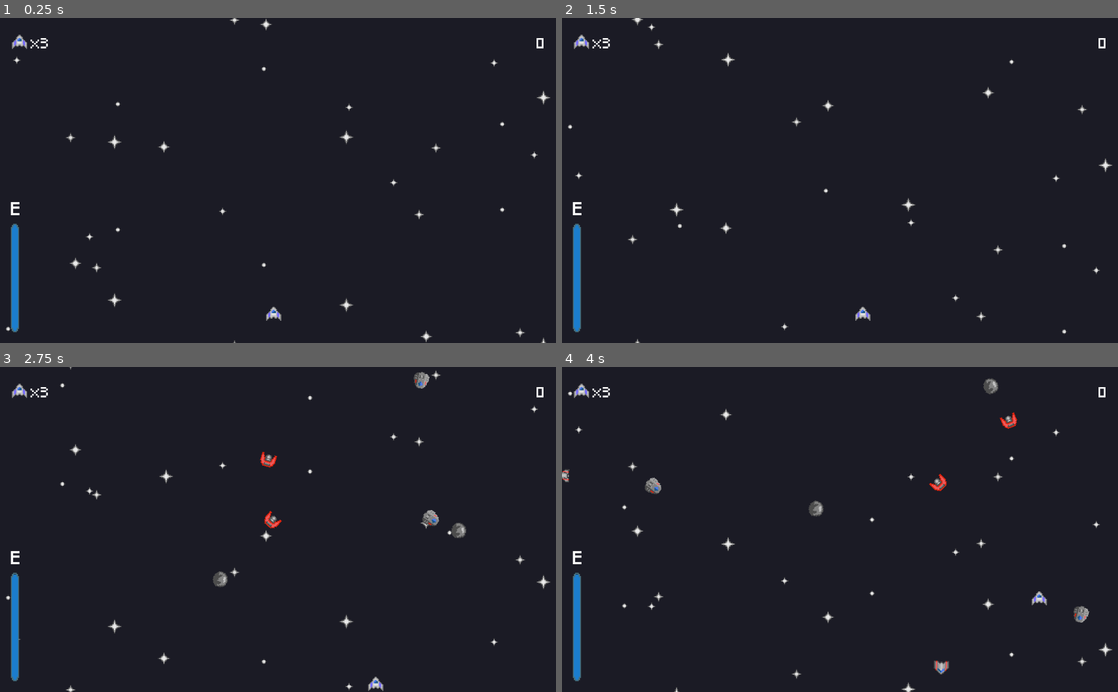
Above: before the commit, frames 1-4 (two rows, left to right).
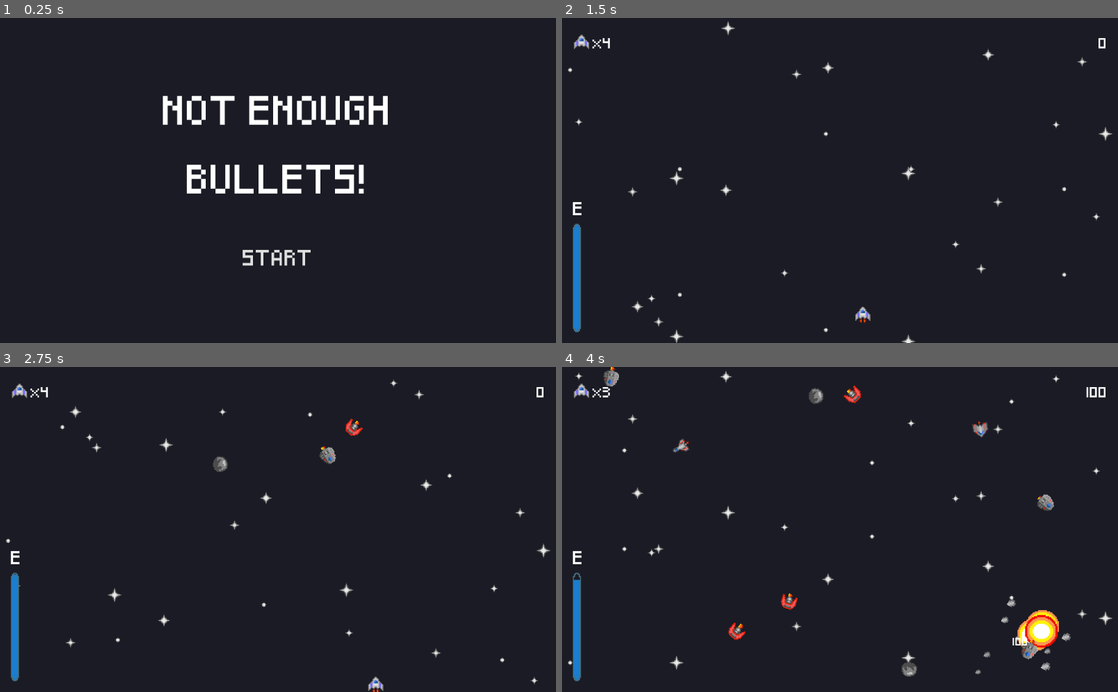
Above: after the commit, the same moments.

Repository: vindow/not-enough-bullets-gmtk
Game: Godot game, scene res://scenes/UI/main_menu.tscn
Two runs of this game, one before a commit and one after it. Both use one fixed random seed, a clock stepped at 60 frames per second and the inputs below. Before the commit the project starts from res://scenes/levels/level_1.tscn.
Inputs (mouse positions are in pixels of both pictures, inside the frame that each line leads up to):
- Up to frame 1 (0.25 s): no input
- Up to frame 2 (1.5 s): click (840, 255) at 0.5 s, where only the run after the commit has a clickable "START"; hold Right (move_right) from 1.28 s (still down); hold Shift (throttle_move) from 1.28 s (still down)
- Up to frame 3 (2.75 s): release Right (move_right) at 2.03 s; release Shift (throttle_move) at 2.03 s; hold Down (move_down) from 2.03 s (still down); tap Space (use_barrier) at 2.1 s
- Up to frame 4 (4 s): release Down (move_down) at 2.78 s; hold Right (move_right) 2.78-3.53 s; hold Shift (throttle_move) 2.78-3.53 s; hold Up (move_up) from 3.53 s (still down); tap Space (use_barrier) at 3.6 s

The runs differ from the first frame. In frame 1, 4.6% of the frame differs, in the area x 1-99%, y 0-100%; in frame 2, 1.1%; in frame 3, 2.0%; in frame 4, 3.8%.

Commit message:
Minor bugfixes.

Diff:
--- a/project.godot
+++ b/project.godot
@@ -11,8 +11,8 @@
 [application]
 
 config/name="NotEnoughBullets"
-run/main_scene="res://scenes/levels/level_1.tscn"
-config/icon="res://icon.png"
+run/main_scene="res://scenes/UI/main_menu.tscn"
+config/icon="res://assets/images/player_ship.png"
 
 [autoload]
 
--- a/scenes/UI/game_over.tscn
+++ b/scenes/UI/game_over.tscn
@@ -3,33 +3,31 @@
 [ext_resource path="res://scenes/UI/win_screen.tscn" type="PackedScene" id=1]
 [ext_resource path="res://assets/sounds/game_over.wav" type="AudioStream" id=2]
 
-[node name="main_menu" index="0" instance=ExtResource( 1 )]
+[node name="game_over" index="0" instance=ExtResource( 1 )]
 
-margin_bottom = 0.0
-custom_constants/margin_right = 200
-custom_constants/margin_left = 200
+custom_constants/margin_right = 100
+custom_constants/margin_left = 100
 
 [node name="VBoxContainer" parent="." index="0"]
 
-margin_left = 200.0
-margin_right = 824.0
-margin_bottom = 500.0
+margin_left = 100.0
+margin_right = 924.0
 
 [node name="title" parent="VBoxContainer" index="0"]
 
-margin_right = 624.0
+margin_right = 824.0
 text = "GAME OVER"
 
 [node name="score" parent="VBoxContainer" index="1"]
 
-margin_right = 624.0
+margin_right = 824.0
 
 [node name="start_button" parent="VBoxContainer" index="2"]
 
-margin_right = 624.0
+margin_right = 824.0
 
 [node name="AudioStreamPlayer" parent="." index="1"]
 
 stream = ExtResource( 2 )
-volume_db = -14.0
+volume_db = -13.0
 pitch_scale = 0.75
--- a/scenes/UI/main_menu.tscn
+++ b/scenes/UI/main_menu.tscn
@@ -1,7 +1,8 @@
-[gd_scene load_steps=5 format=2]
+[gd_scene load_steps=6 format=2]
 
 [ext_resource path="res://scripts/main_menu.gd" type="Script" id=1]
 [ext_resource path="res://assets/fonts/Pixeled.ttf" type="DynamicFontData" id=2]
+[ext_resource path="res://assets/sounds/menu_jingle.wav" type="AudioStream" id=3]
 
 [sub_resource type="DynamicFont" id=1]
 
@@ -107,4 +108,13 @@
 align = 1
 _sections_unfolded = [ "Margin", "custom_constants", "custom_fonts" ]
 
+[node name="AudioStreamPlayer" type="AudioStreamPlayer" parent="." index="1"]
+
+stream = ExtResource( 3 )
+volume_db = -13.0
+pitch_scale = 0.9
+autoplay = true
+mix_target = 0
+bus = "Master"
+
 [connection signal="pressed" from="VBoxContainer/start_button" to="." method="_on_start_button_pressed"]
--- a/scenes/UI/win_screen.tscn
+++ b/scenes/UI/win_screen.tscn
@@ -13,28 +13,23 @@
 font_data = ExtResource( 3 )
 _sections_unfolded = [ "Font", "Settings" ]
 
-[sub_resource type="DynamicFont" id=2]
+[sub_resource type="DynamicFont" id=1]
 
-size = 16
+size = 20
 use_mipmaps = false
 use_filter = false
 font_data = ExtResource( 3 )
 _sections_unfolded = [ "Font", "Settings" ]
 
-[node name="main_menu" instance=ExtResource( 1 )]
+[node name="win_screen" instance=ExtResource( 1 )]
 
-margin_bottom = 60.0
 script = ExtResource( 2 )
-
-[node name="VBoxContainer" parent="." index="0"]
-
-margin_bottom = 560.0
 
 [node name="title" parent="VBoxContainer" index="0"]
 
 margin_bottom = 168.0
-custom_fonts/font = SubResource( 1 )
-text = "YOU WIN !"
+custom_fonts/font = SubResource( 2 )
+text = "YOU WIN!"
 
 [node name="score" type="Label" parent="VBoxContainer" index="1"]
 
@@ -44,15 +39,15 @@
 anchor_bottom = 0.0
 margin_top = 218.0
 margin_right = 424.0
-margin_bottom = 264.0
+margin_bottom = 274.0
 rect_pivot_offset = Vector2( 0, 0 )
 rect_clip_content = false
 mouse_filter = 2
 mouse_default_cursor_shape = 0
 size_flags_horizontal = 1
 size_flags_vertical = 4
-custom_fonts/font = SubResource( 2 )
-text = "Final Score:"
+custom_fonts/font = SubResource( 1 )
+text = "FINAL SCORE: "
 align = 1
 percent_visible = 1.0
 lines_skipped = 0
@@ -61,15 +56,11 @@
 
 [node name="start_button" parent="VBoxContainer" index="2"]
 
-margin_top = 314.0
-margin_bottom = 388.0
+margin_top = 324.0
+margin_bottom = 398.0
 text = "RESTART?"
 
-[node name="AudioStreamPlayer" type="AudioStreamPlayer" parent="." index="1"]
+[node name="AudioStreamPlayer" parent="." index="1"]
 
 stream = ExtResource( 4 )
 volume_db = -10.0
-pitch_scale = 1.0
-autoplay = true
-mix_target = 0
-bus = "Master"
--- a/scenes/units/enemies/enemy.tscn
+++ b/scenes/units/enemies/enemy.tscn
@@ -535,7 +535,6 @@
 
 [node name="thruster" type="Sprite" parent="." index="11"]
 
-visible = false
 vframes = 4
 _sections_unfolded = [ "Animation", "Visibility" ]
 
--- a/scenes/units/enemies/enemy_large.tscn
+++ b/scenes/units/enemies/enemy_large.tscn
@@ -64,7 +64,6 @@
 
 [node name="Particles2D" parent="." index="4"]
 
-modulate = Color( 1, 1, 1, 0 )
 emitting = true
 
 [node name="AnimationPlayer" parent="." index="5"]
--- a/scenes/units/player/player_ship.tscn
+++ b/scenes/units/player/player_ship.tscn
@@ -438,7 +438,6 @@
 
 [node name="thruster_left" type="Sprite" parent="." index="16"]
 
-visible = false
 position = Vector2( -4, 18 )
 texture = ExtResource( 11 )
 vframes = 4
@@ -446,7 +445,6 @@
 
 [node name="thruster_right" type="Sprite" parent="." index="17"]
 
-visible = false
 position = Vector2( 4, 18 )
 scale = Vector2( -1, 1 )
 texture = ExtResource( 11 )
--- a/scripts/player_ship.gd
+++ b/scripts/player_ship.gd
@@ -3,7 +3,7 @@
 var velocity = 350
 var throttled_velocity = 250
 
-var lives = 3
+var lives = 4
 signal life_change(num_lives)
 
 var can_move = true
Not shown, added: assets/sounds/menu_jingle.wav.import
Not shown, added: export_presets.cfg
Binary file added: favicon.ico
Not shown: 1 places in scenes/UI/win_screen.tscn that only renumber resources
Not shown, added: assets/sounds/menu_jingle.wav
